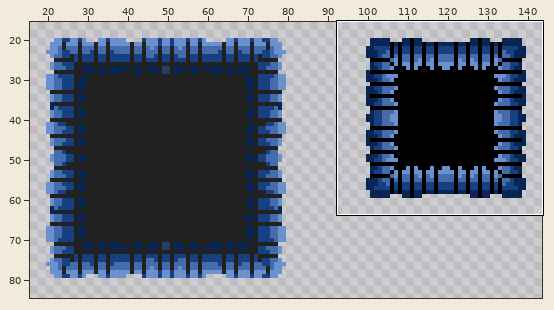
Two versions of one sprite sheet, Gmtk-2021-bloquinho/Assets/Sprites/Tilesets/Terrain (20x20).png. Above: a wide view before the commit, with the close-up outlined.
Close-up. Old version:
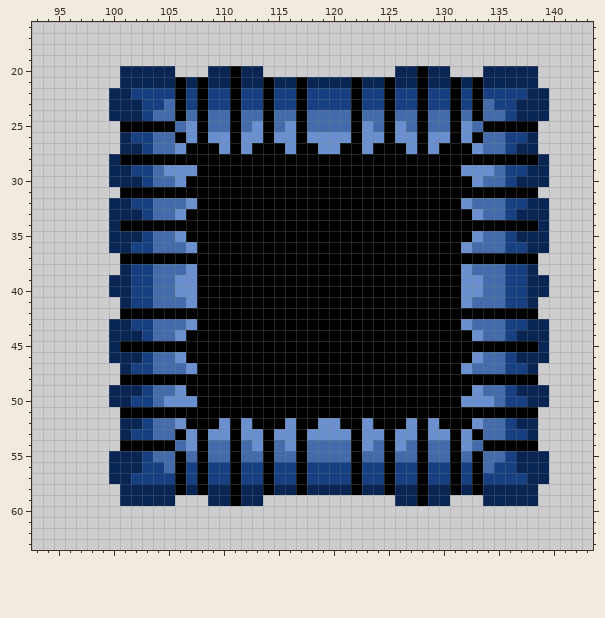
The file is 200x100 pixels. Shown: x 93..143, y 16..63. The wide view leaves out empty margins. The commit also changed other parts of the picture, which this record leaves out.
Now the later version:
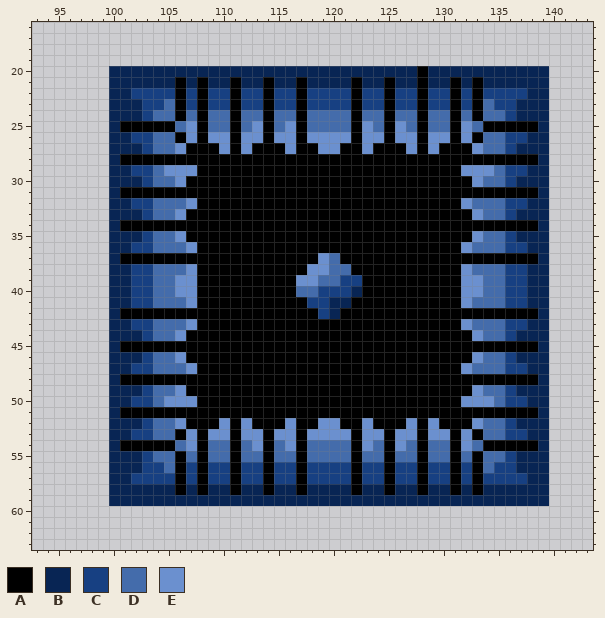
Palette (. is transparent): A #000000  B #082554  C #174082  D #446cab  E #6b90cf
Difference:
y 20: x 100 . -> B; x 106..108 ... -> BBB; x 111 A -> B; x 114..125 ............ -> BBBBBBBBBBBB; x 131..133 ... -> BBB; x 139 . -> B
y 21: x 100 . -> B; x 139 . -> B
y 25..27: x 100 . -> B; x 139 . -> B
y 31: x 100 . -> B; x 139 . -> B
y 37: x 100 . -> B; x 119..120 AA -> ED; x 139 . -> B
y 38: x 100 . -> B; x 118..121 AAAA -> EEDD; x 139 . -> B
y 39: x 117..122 AAAAAA -> EEDDCC
y 40: x 117..122 AAAAAA -> DDCCCB
y 41: x 100 . -> B; x 118..121 AAAA -> CCBB; x 139 . -> B
y 42: x 100 . -> B; x 119..120 AA -> CB; x 139 . -> B
y 47..48: x 100 . -> B; x 139 . -> B
y 51..54: x 100 . -> B; x 139 . -> B
y 58: x 100 . -> B; x 139 . -> B
y 59: x 100 . -> B; x 106..108 ... -> BBB; x 111 A -> B; x 114..125 ............ -> BBBBBBBBBBBB; x 128 A -> B; x 131..133 ... -> BBB; x 139 . -> B
